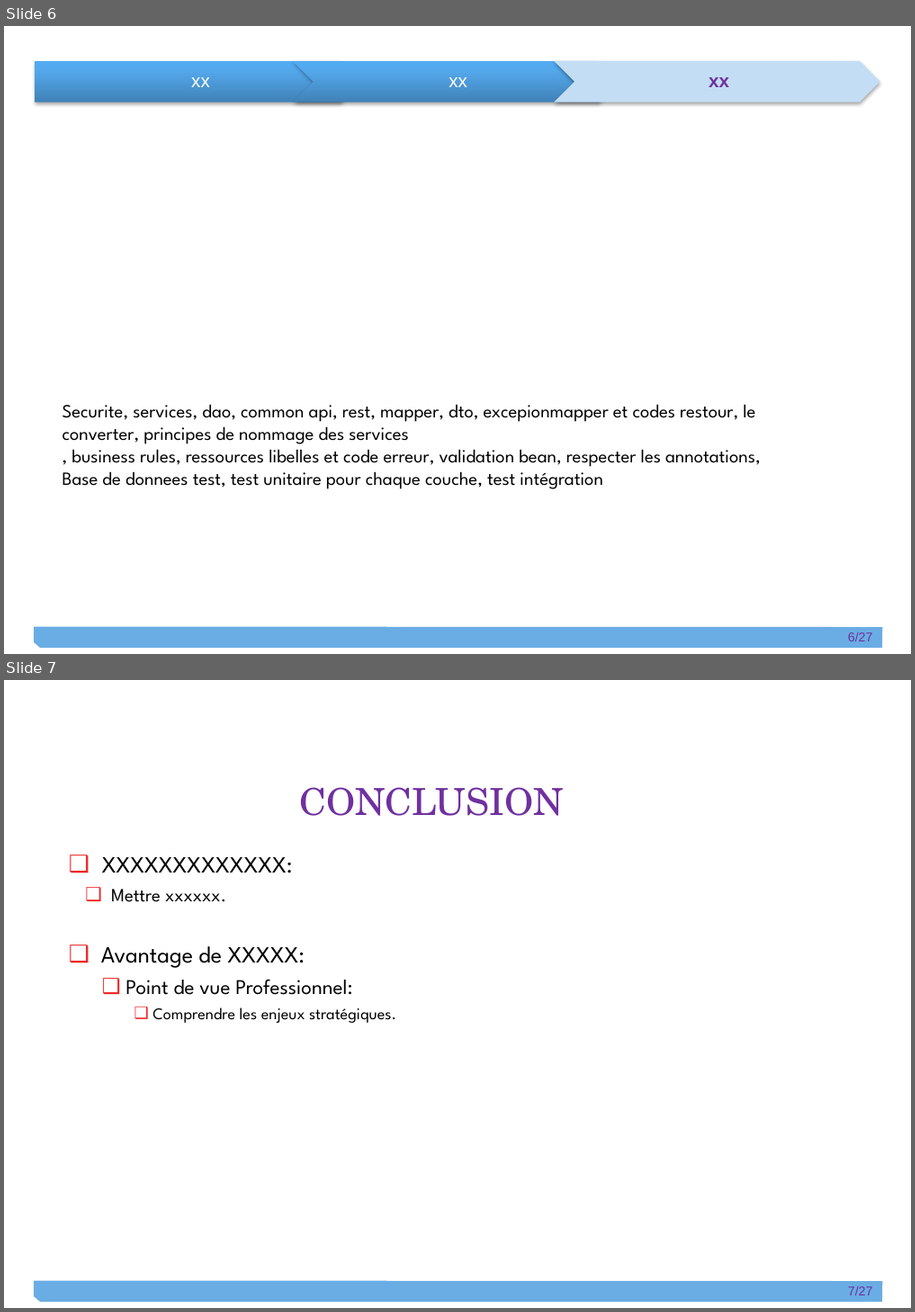
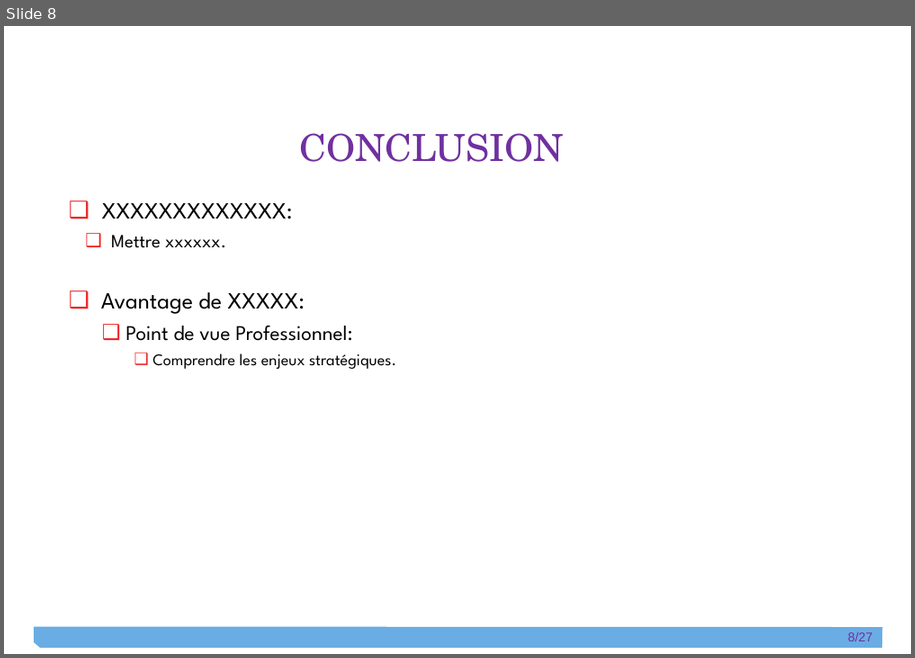
Before and after one commit to git-wylson/kata2, a slide deck: Wylson_Dibinga_Diapo.pptx. Shown one above the other, each under a label of ours: slides 6 and 7 before the commit, slide 8 after it. The pictures are 915x1312 and 915x658 pixels, drawn with LibreOffice and Linux fonts; fonts in the diff are those of the drawing. Boxes give left, top, right and bottom in pixels: in the first picture for what was removed or moved away, otherwise in the second. Text is boxed around its words. In the diff, an @@ line names an element or a change of style, - is before the commit and + after.

```diff
--- a/Wylson_Dibinga_Diapo.pptx
+++ b/Wylson_Dibinga_Diapo.pptx
@@ slide 6 removed at box(4, 26, 911, 654), background #FFFFFF; not listed: 2 template elements that a slide beside it also shows @@
@@ group removed at box(35, 61, 881, 102): 3 texts, 2 chevrons, 1 pentagon arrow @@
-xx
-xx
-xx
@@ text removed at box(62, 404, 761, 490) @@
-Securite, services, dao, common api, rest, mapper, dto, excepionmapper et codes restour, le converter, principes de nommage des services
-, business rules, ressources libelles et code erreur, validation bean, respecter les annotations,
-Base de donnees test, test unitaire pour chaque couche, test intégration
@@ what was slide 7 is now slide 8 @@
@@ page number at box(848, 633, 873, 642): text changed @@
-7/27
+8/27
```
Also in this commit, not shown: 5 slides changed, 2 slides added, 10 other files.
